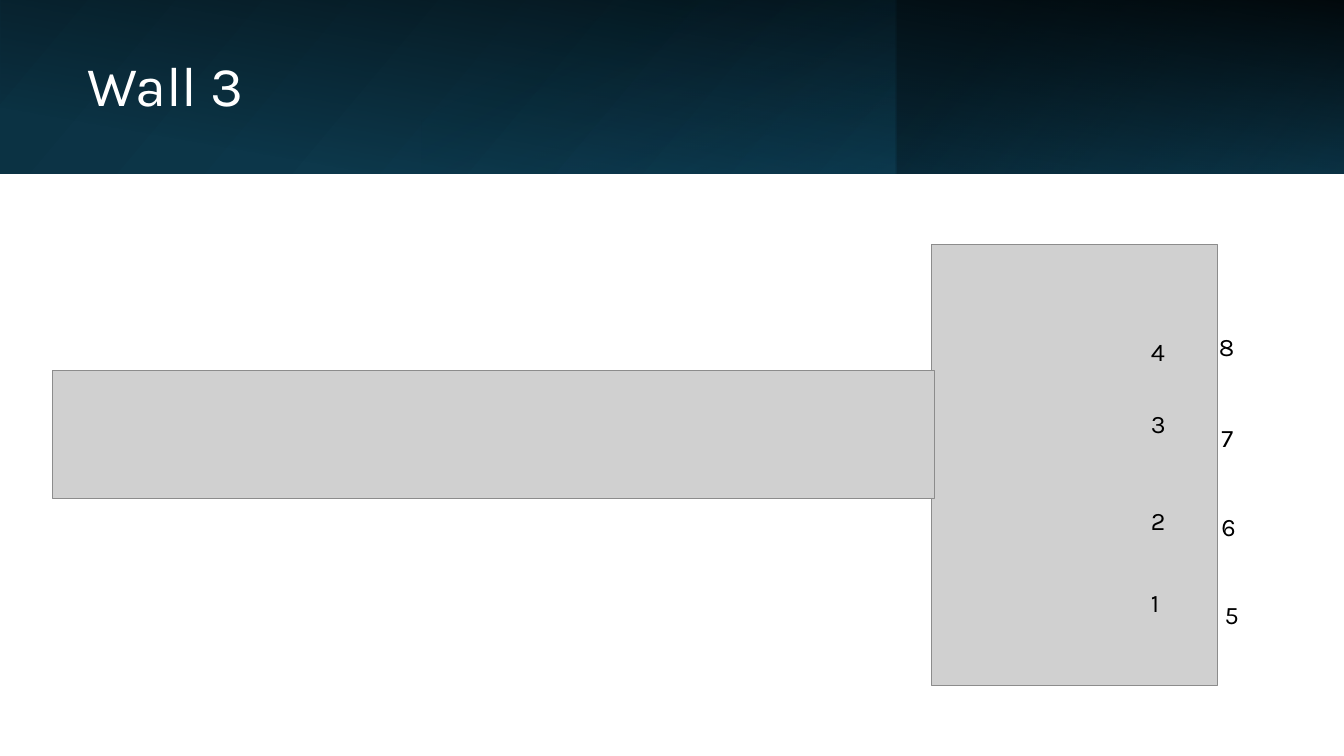
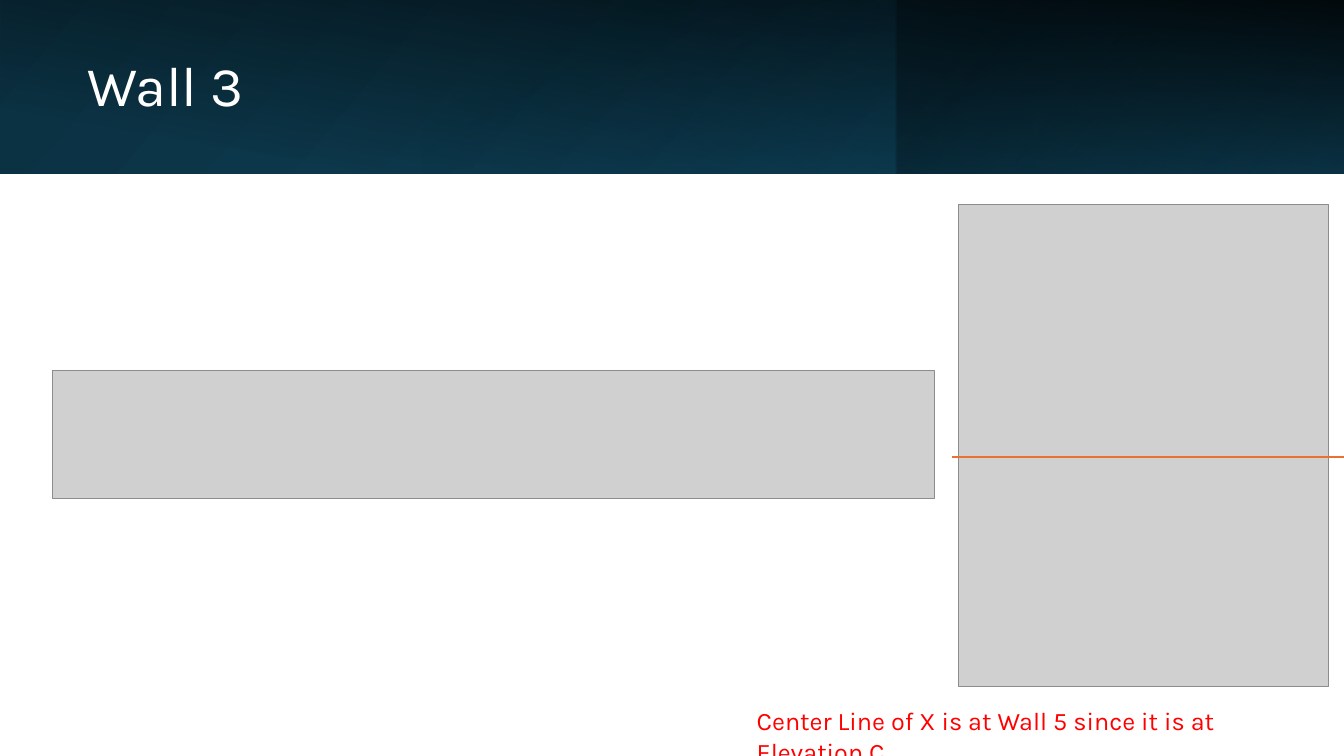
Before and after one commit to mokzhizhuan/GreyForm_UIs, a slide deck: slide 4 of PBU walls.pptx. Drawn at 1344x756 pixels with LibreOffice and Linux fonts; fonts in the diff are those of the drawing; grey boxes stand for pictures. Boxes give left, top, right and bottom in pixels: in the first picture for what was removed or moved away, otherwise in the second. Text is boxed around its words. In the diff, an @@ line names an element or a change of style, - is before the commit and + after.

```diff
--- a/PBU walls.pptx
+++ b/PBU walls.pptx
@@ picture: place and size @@
-picture at [932,245,1218,686]
+picture at [959,205,1329,687]
@@ text removed at [1151,345,1165,361] @@
-4
@@ text removed at [1219,340,1234,357] @@
-8
@@ text removed at [1151,417,1166,434] @@
-3
@@ text removed at [1221,431,1233,447] @@
-7
@@ line added from (952, 457) to (1344, 457), #E97132 1.5 pt @@
@@ text removed at [1151,514,1166,530] @@
-2
@@ text removed at [1221,520,1235,537] @@
-6
@@ text removed at [1151,596,1159,612] @@
-1
@@ text removed at [1225,608,1239,625] @@
-5
@@ text added at [757,712,1214,731], 18 pt, text #FF0000 @@
+Center Line of X is at Wall 5 since it is at Elevation C.
```
Also in this commit, not shown: 5 other slides changed, 1 slide added, 1 slide removed.
